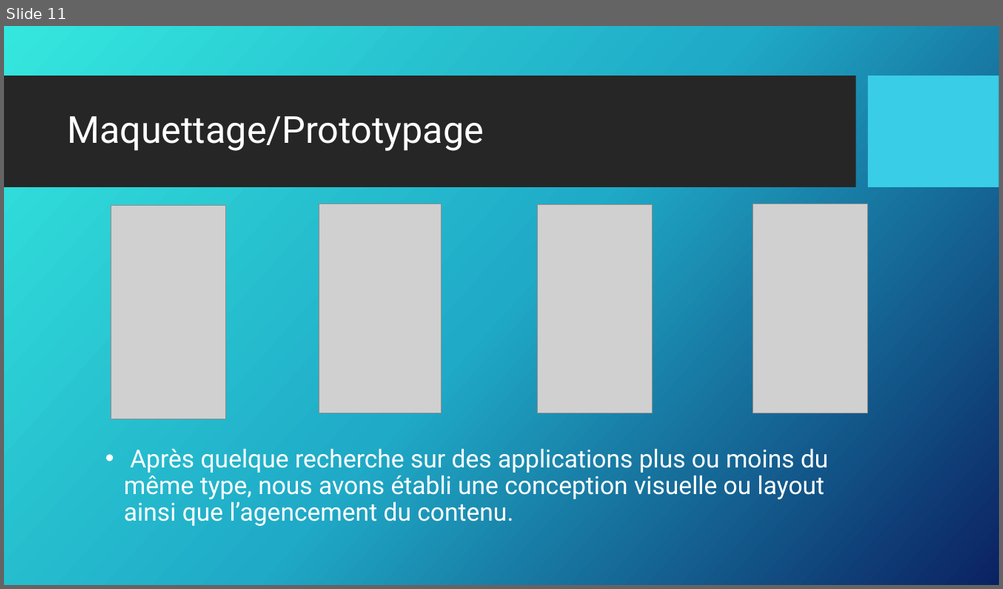
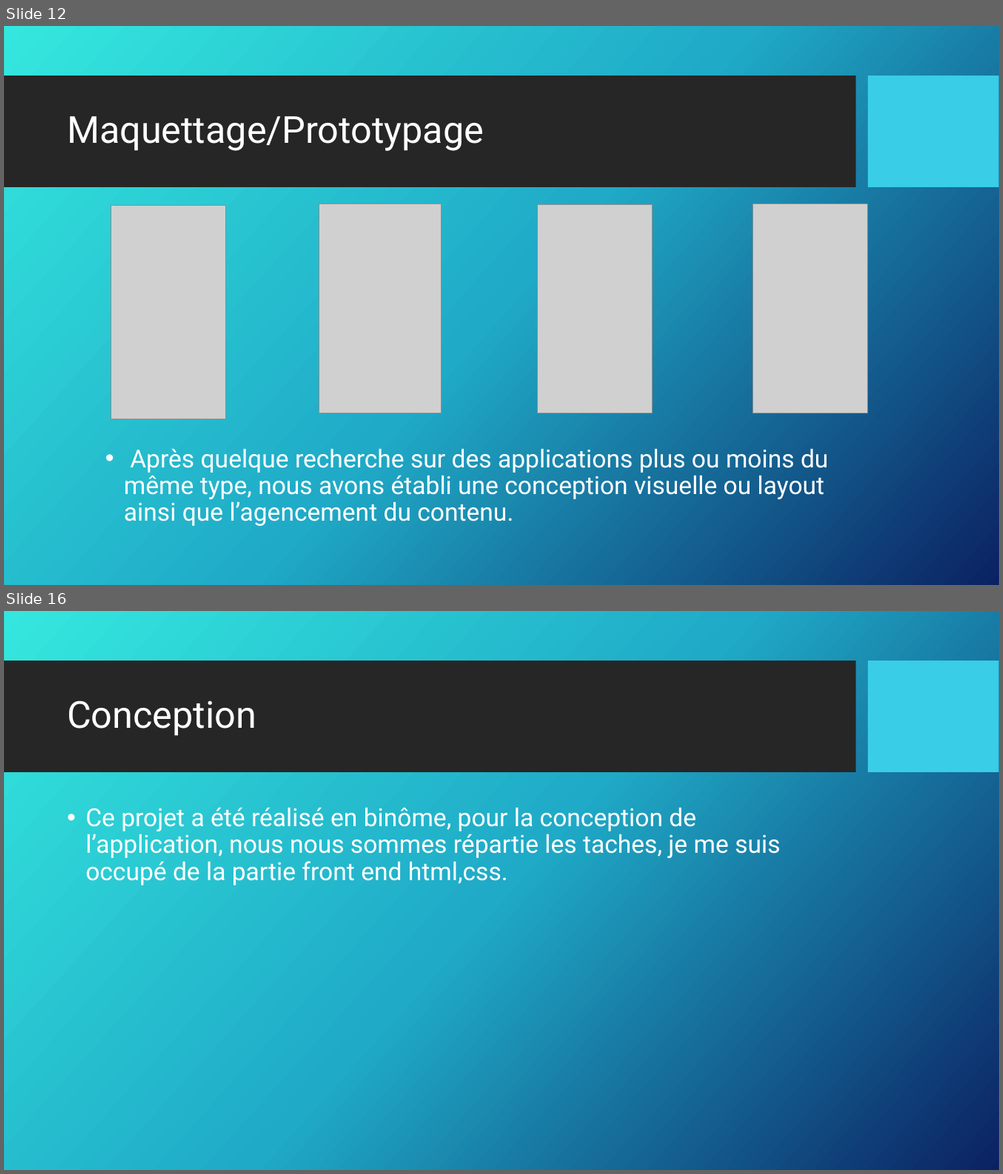
Before and after one commit to Lanagramme/NewsAntilles, a slide deck: DEVELLOPEUR WEB ET WEB MOBILE.pptx. Shown one above the other, each under a label of ours: slide 11 before the commit, slides 12 and 16 after it; the slides between them are not shown. The pictures are 1003x589 and 1003x1174 pixels, drawn with LibreOffice and Linux fonts; fonts in the diff are those of the drawing; grey boxes stand for pictures; background and template pictures are left out. Boxes give left, top, right and bottom in pixels: in the first picture for what was removed or moved away, otherwise in the second. Text is boxed around its words. In the diff, an @@ line names an element or a change of style, - is before the commit and + after.

```diff
--- a/DEVELLOPEUR WEB ET WEB MOBILE.pptx
+++ b/DEVELLOPEUR WEB ET WEB MOBILE.pptx
@@ slide 16 added at <box>4,611,999,1170</box>, background picture (left out); not listed: 2 template elements that a slide beside it also shows @@
@@ title added at <box>67,701,256,736</box>, 36 pt, text #FFFFFF @@
+Conception
@@ text added at <box>85,807,780,886</box>, 24 pt, text #FFFFFF @@
+• Ce projet a été réalisé en binôme, pour la conception de l’application, nous nous sommes répartie les taches, je me suis occupé de la partie front end html,css.
@@ what was slide 11 is now slide 12 @@
```
Also in this commit, not shown: 6 slides changed, 15 other slides added, 2 slides removed.
